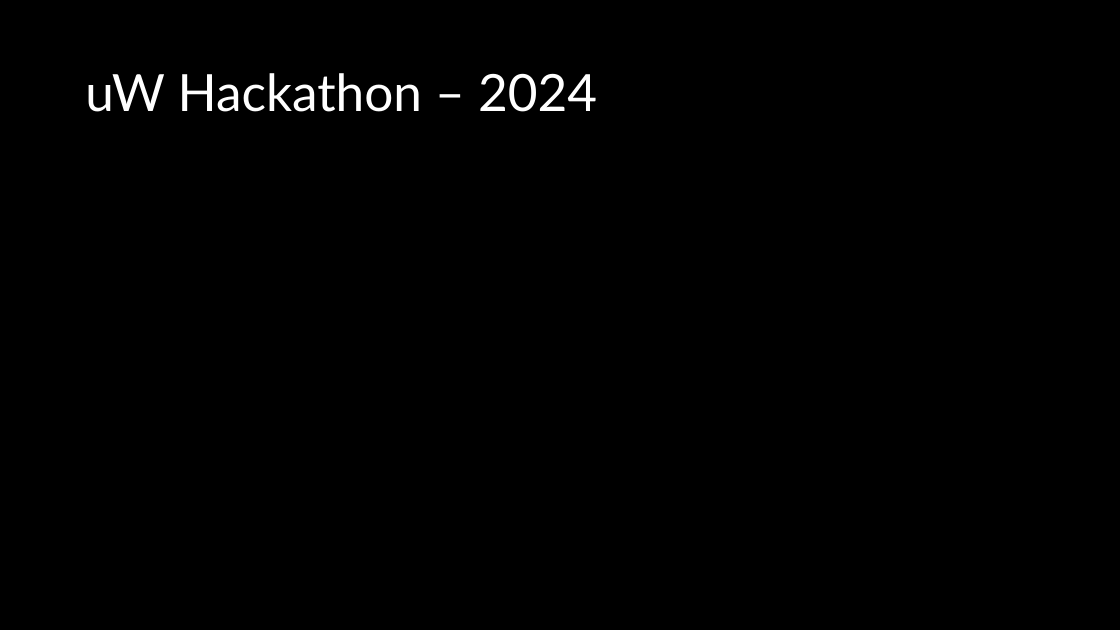
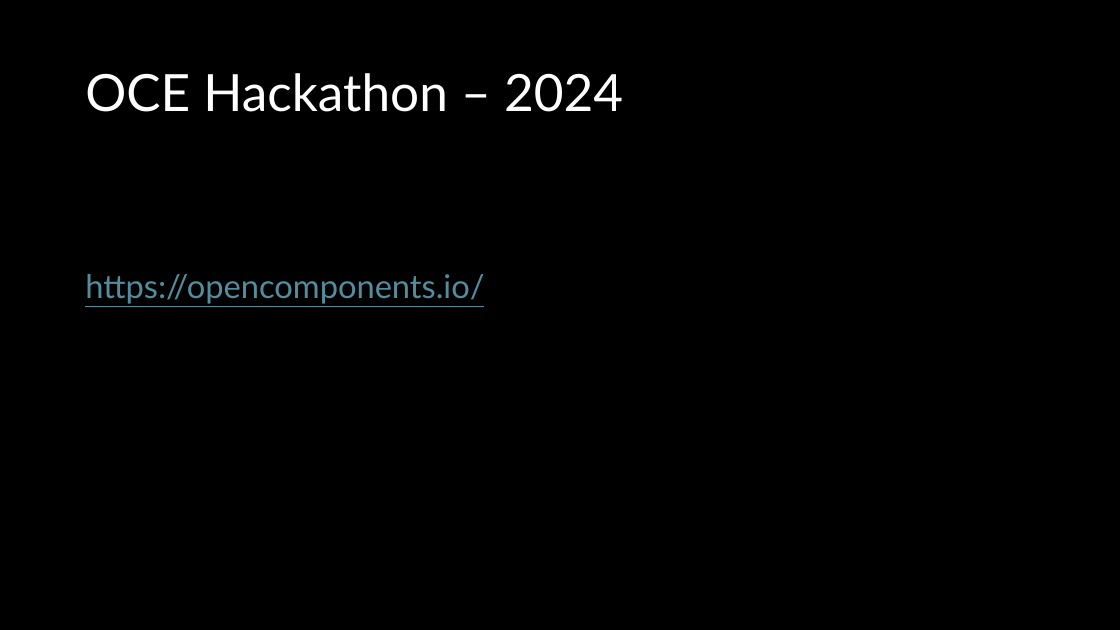
Before and after one commit to PENNET-dev/hackathon-uW-2024, a slide deck: slide 1 of Hackathon Presentation.pptx. Drawn at 1120x630 pixels with LibreOffice and Linux fonts; fonts in the diff are those of the drawing. Boxes give left, top, right and bottom in pixels: in the first picture for what was removed or moved away, otherwise in the second. Text is boxed around its words. In the diff, an @@ line names an element or a change of style, - is before the commit and + after.

Commit message:
title

```diff
--- a/Hackathon Presentation.pptx
+++ b/Hackathon Presentation.pptx
@@ title at <box>85,73,623,112</box>: text changed @@
-uW Hackathon – 2024
+OCE Hackathon – 2024
@@ text added at <box>85,274,484,304</box>, 28 pt, text #538D9D, underline @@
+https://opencomponents.io/
```
Also in this commit, not shown: 4 other slides changed.
